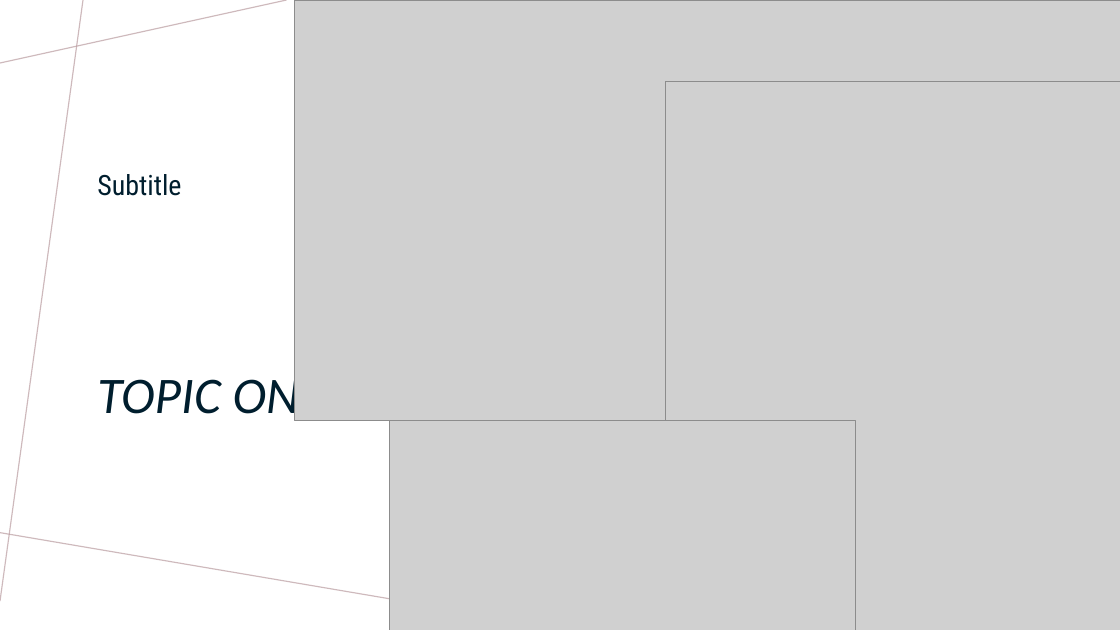
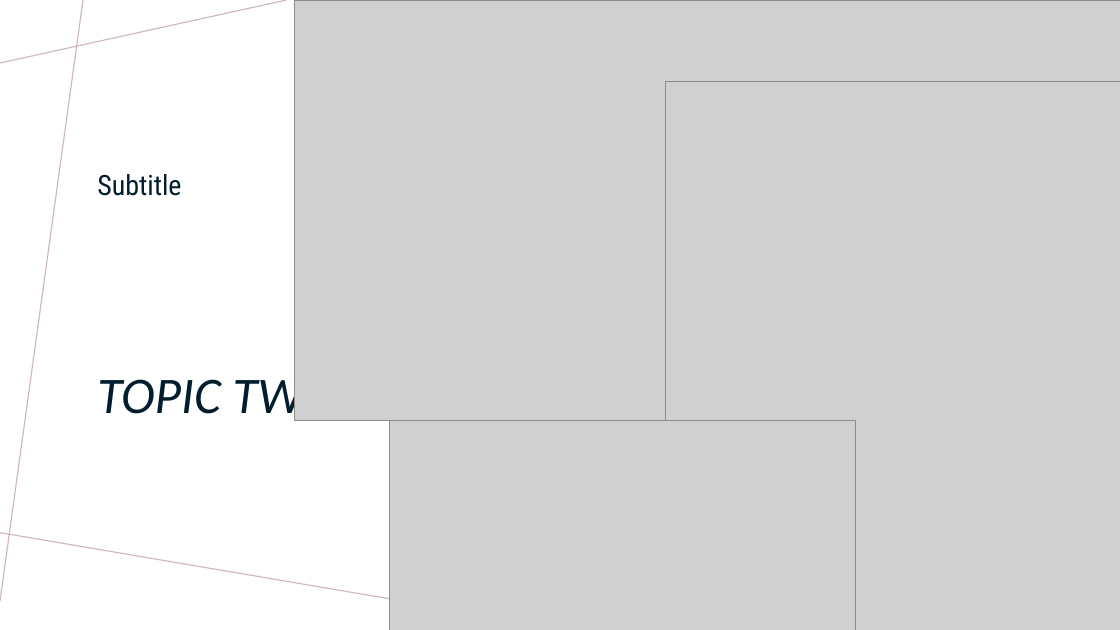
Before and after one commit to Anguyensfg/project-4, a slide deck: slide 7 of Project 4.pptx (slide 4 before the commit). Drawn at 1120x630 pixels with LibreOffice and Linux fonts; fonts in the diff are those of the drawing; grey boxes stand for pictures. Boxes give left, top, right and bottom in pixels: in the first picture for what was removed or moved away, otherwise in the second. Text is boxed around its words. In the diff, an @@ line names an element or a change of style, - is before the commit and + after.

```diff
--- a/Project 4.pptx
+++ b/Project 4.pptx
@@ title at <box>97,370,337,425</box>: text changed @@
-TOPIC ONE
+TOPIC TWO
```
Also in this commit, not shown: 3 other slides changed, 3 slides added.
